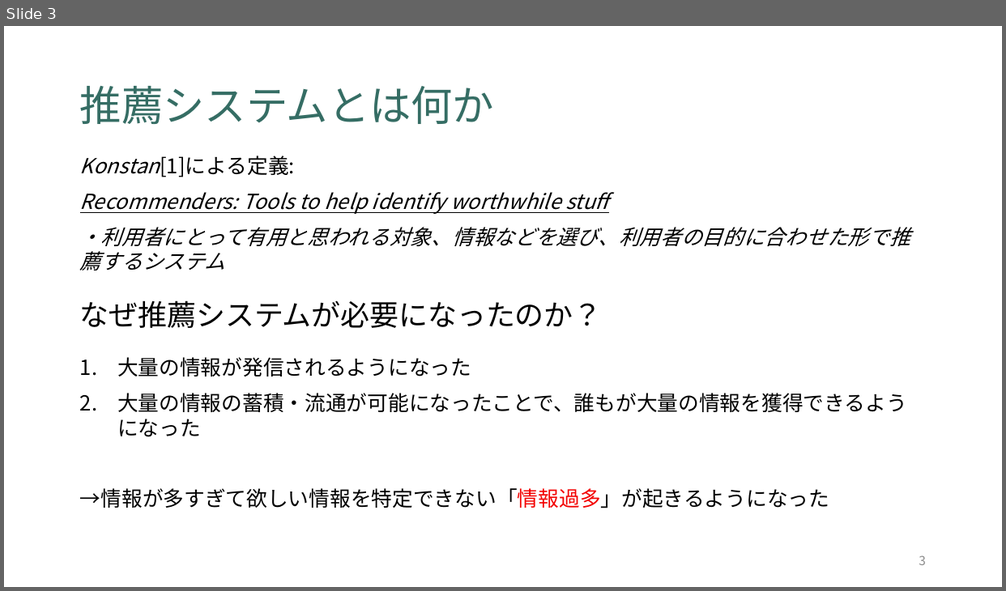
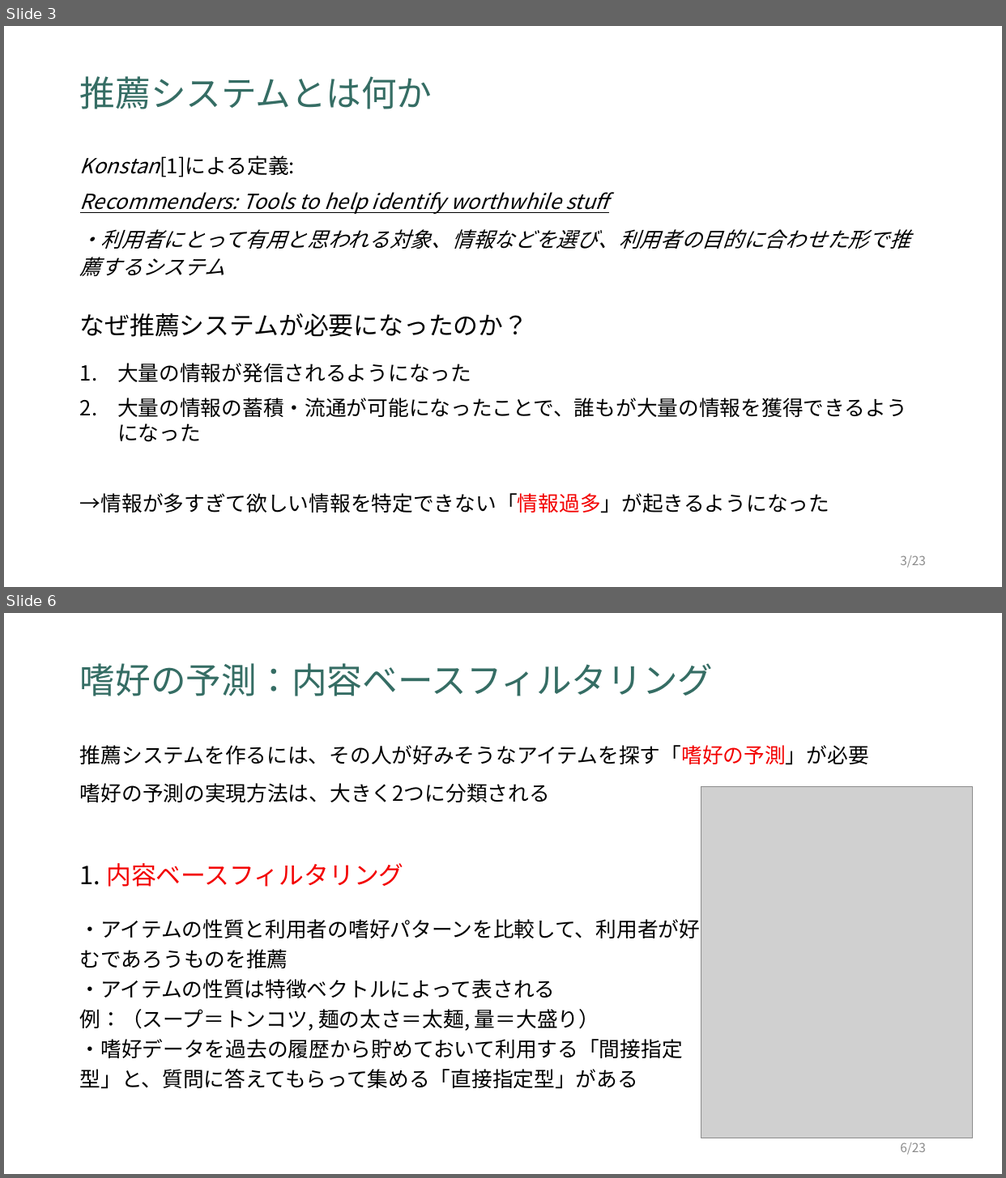
Before and after one commit to tomos7231/seminar, a slide deck: research/推薦システムのアルゴリズム.pptx. Shown one above the other, each under a label of ours: slide 3 before the commit, slides 3 and 6 after it; the slides between them are not shown. The pictures are 1006x591 and 1006x1178 pixels, drawn with LibreOffice and Linux fonts; fonts in the diff are those of the drawing; grey boxes stand for pictures. Boxes give left, top, right and bottom in pixels: in the first picture for what was removed or moved away, otherwise in the second. Text is boxed around its words. In the diff, an @@ line names an element or a change of style, - is before the commit and + after.

```diff
--- a/research/推薦システムのアルゴリズム.pptx
+++ b/research/推薦システムのアルゴリズム.pptx
@@ slide 6 added at [4, 613, 1002, 1174], background #FFFFFF @@
@@ title added at [80, 663, 713, 696], 34 pt, text #356D64 @@
+嗜好の予測：内容ベースフィルタリング
@@ text added at [80, 745, 869, 803], 20 pt, text #000000 @@
+推薦システムを作るには、その人が好みそうなアイテムを探す「嗜好の予測」が必要
+嗜好の予測の実現方法は、大きく2つに分類される
@@ picture added at [701, 786, 973, 1138] @@
@@ text added at [80, 863, 403, 887], 24 pt, text #F30100 @@
+1. 内容ベースフィルタリング
@@ text added at [80, 919, 700, 1089], 20 pt, text #000000 @@
+・アイテムの性質と利用者の嗜好パターンを比較して、利用者が好むであろうものを推薦
+・アイテムの性質は特徴ベクトルによって表される
+例：（スープ＝トンコツ, 麺の太さ＝太麺, 量＝大盛り）
+・嗜好データを過去の履歴から貯めておいて利用する「間接指定型」と、質問に答えてもらって集める「直接指定型」がある
@@ page number added at [900, 1143, 926, 1155], 12 pt, text #8C8C8C @@
+6/23
@@ slide 3 changed as well @@
@@ title "推薦システムとは何か": place and size @@
-title "推薦システムとは何か" at [80, 86, 494, 124]
+title "推薦システムとは何か" at [80, 76, 432, 109]
@@ title "推薦システムとは何か" at [80, 76, 432, 109]: size 40 to 34 pt @@
@@ text at [80, 229, 910, 276]: line spacing 1 to 1.1 @@
@@ text "なぜ推薦システムが必要になったのか？": place and size @@
-text "なぜ推薦システムが必要になったのか？" at [80, 301, 603, 328]
+text "なぜ推薦システムが必要になったのか？" at [80, 314, 528, 337]
@@ text "なぜ推薦システムが必要になったのか？" at [80, 314, 528, 337]: size 28 to 24 pt @@
@@ page number at [900, 556, 926, 568]: text changed @@
-3
+3/23
```
Also in this commit, not shown: 2 other slides changed, 19 other slides added, 1 slide removed, 1 other file.
